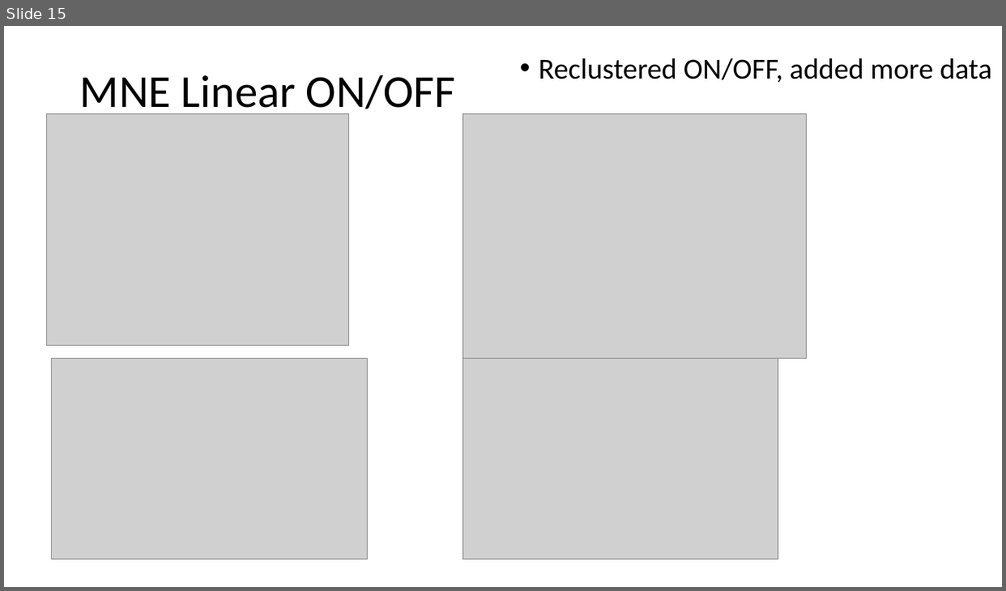
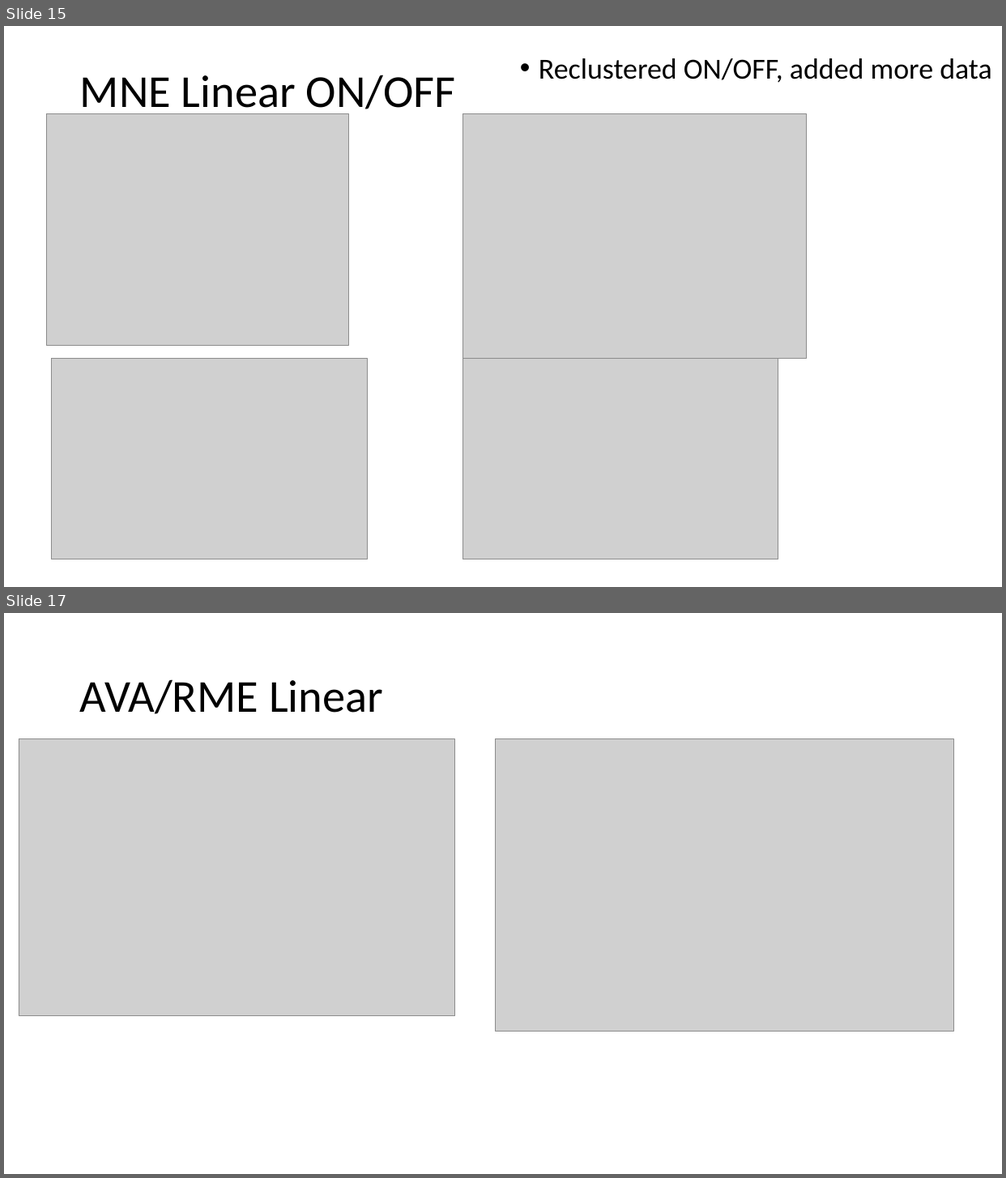
Before and after one commit to iulia-rusu/hyperbolic_sensory_stim, a slide deck: Documents/Powerpoints/Overview_HMDS_tan_MNE.pptx. Shown one above the other, each under a label of ours: slide 15 before the commit, slides 15 and 17 after it; the slides between them are not shown. The pictures are 1006x591 and 1006x1178 pixels, drawn with LibreOffice and Linux fonts; fonts in the diff are those of the drawing; grey boxes stand for pictures. Boxes give left, top, right and bottom in pixels: in the first picture for what was removed or moved away, otherwise in the second. Text is boxed around its words. In the diff, an @@ line names an element or a change of style, - is before the commit and + after.

```diff
--- a/Documents/Powerpoints/Overview_HMDS_tan_MNE.pptx
+++ b/Documents/Powerpoints/Overview_HMDS_tan_MNE.pptx
@@ slide 17 added at [4,613,1002,1174], background #FFFFFF @@
@@ title added at [80,679,383,714], 44 pt, text #000000 @@
+AVA/RME Linear
@@ picture added at [19,739,454,1016] @@
@@ picture added at [495,739,954,1031] @@
```
Also in this commit, not shown: 2 slides changed, 6 other slides added, 35 other files.
